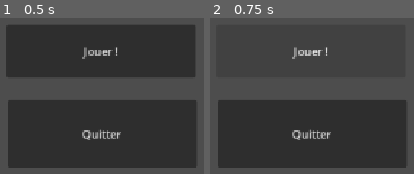
Above: before the commit, frames 1-2 (left to right).
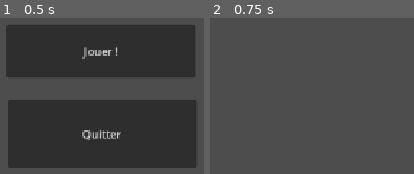
Above: after the commit, the same moments.

Repository: terenceithaque/ep8IMJ-platformer_2d
Game: Godot game, scene res://scenes/main.tscn
Two runs of this game, one before a commit and one after it. Both use one fixed random seed, a clock stepped at 60 frames per second and the inputs below.
Inputs:
- Up to frame 1 (0.5 s): no input
- Up to frame 2 (0.75 s): click "Jouer !" at 0.5 s

Frame 1 is identical in both runs. In frame 2, 40% of the frame differs, in the area x 3-97%, y 18-97%.

Commit message:
Ajouté une musique de fond au menu du jeu

Diff:
--- /dev/null
+++ b/platformer-2d/scenes/level_1.tscn
@@ -0,0 +1,5 @@
+[gd_scene format=3 uid="uid://bafth08gdrcfw"]
+
+[node name="level1" type="Node2D" unique_id=83082200]
+
+[node name="canvas" type="CanvasLayer" parent="." unique_id=802589224]
--- a/platformer-2d/scenes/main.tscn
+++ b/platformer-2d/scenes/main.tscn
@@ -1,6 +1,7 @@
 [gd_scene format=3 uid="uid://b5ft6rt0it5fs"]
 
 [ext_resource type="Script" uid="uid://cmw1df2rllone" path="res://scripts/main.gd" id="1_o5qli"]
+[ext_resource type="AudioStream" uid="uid://devmnjl0eibv4" path="res://assets/music/main_menu.ogg" id="2_0wfyh"]
 
 [node name="MainMenu" type="Node" unique_id=186895237]
 script = ExtResource("1_o5qli")
@@ -19,5 +20,8 @@
 offset_bottom = 406.0
 text = "Quitter"
 
+[node name="music" type="AudioStreamPlayer" parent="." unique_id=1524609380]
+stream = ExtResource("2_0wfyh")
+
 [connection signal="pressed" from="PlayButton" to="." method="_on_play_button_pressed"]
 [connection signal="pressed" from="QuitButton" to="." method="_on_quit_button_pressed"]
--- /dev/null
+++ b/platformer-2d/scenes/player.tscn
@@ -0,0 +1,10 @@
+[gd_scene format=3 uid="uid://dkeaifsu4w2cy"]
+
+[sub_resource type="SpriteFrames" id="SpriteFrames_fspuo"]
+
+[node name="player" type="CharacterBody2D" unique_id=1208761486]
+
+[node name="CollisionShape2D" type="CollisionShape2D" parent="." unique_id=1036086345]
+
+[node name="AnimatedSprite2D" type="AnimatedSprite2D" parent="." unique_id=354775695]
+sprite_frames = SubResource("SpriteFrames_fspuo")
--- a/platformer-2d/scripts/main.gd
+++ b/platformer-2d/scripts/main.gd
@@ -3,7 +3,7 @@
 
 # Called when the node enters the scene tree for the first time.
 func _ready() -> void:
-	pass # Replace with function body.
+	$music.play()
 
 
 # Called every frame. 'delta' is the elapsed time since the previous frame.
@@ -14,8 +14,9 @@
 
 
 func _on_play_button_pressed() -> void:
-	# Lancer le jeu
-	pass
+	# Lancer le premier niveau
+	get_tree().change_scene_to_file("res://scenes/level_1.tscn")
+
 
 
 
Binary file added: platformer-2d/assets/img/2015-02-26 [DB32](Generic Platformer)(Clouds).png
Not shown, added: platformer-2d/assets/img/2015-02-26 [DB32](Generic Platformer)(Clouds).png.import
Binary file added: platformer-2d/assets/img/2015-02-26 [DB32](Generic Platformer)(Mountains).png
Not shown, added: platformer-2d/assets/img/2015-02-26 [DB32](Generic Platformer)(Mountains).png.import
Binary file added: platformer-2d/assets/img/2015-02-26 [DB32](Generic Platformer)(Tileset).png
Not shown, added: platformer-2d/assets/img/2015-02-26 [DB32](Generic Platformer)(Tileset).png.import
Binary file added: platformer-2d/assets/img/creatures/mobs/dr_strange.png
Not shown, added: platformer-2d/assets/img/creatures/mobs/dr_strange.png.import
Binary file added: platformer-2d/assets/img/creatures/mobs/eater.png
Not shown, added: platformer-2d/assets/img/creatures/mobs/eater.png.import
Binary file added: platformer-2d/assets/img/creatures/mobs/flying_eater.png
Not shown, added: platformer-2d/assets/img/creatures/mobs/flying_eater.png.import
(and 510 more such lines)
